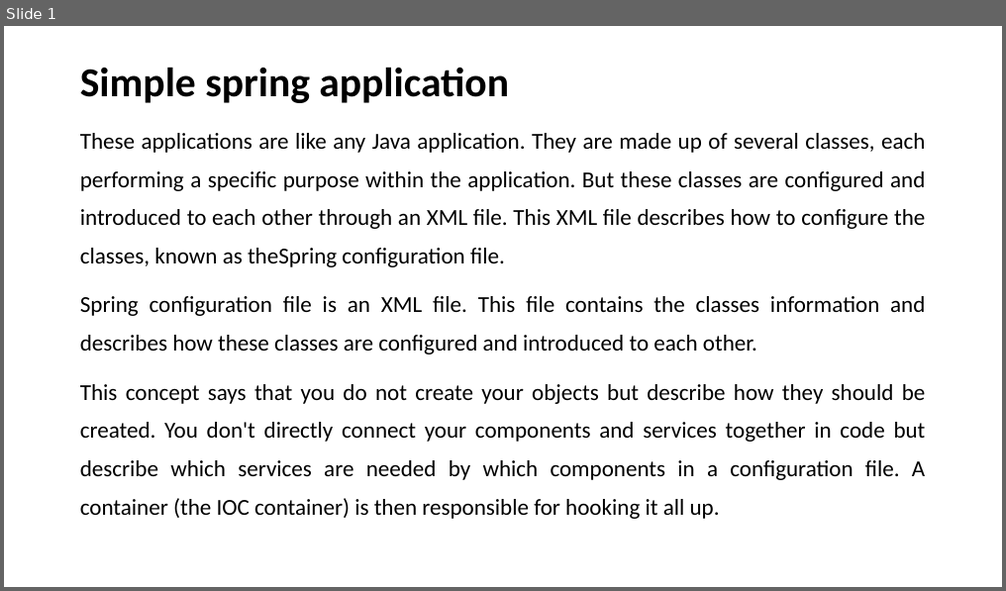
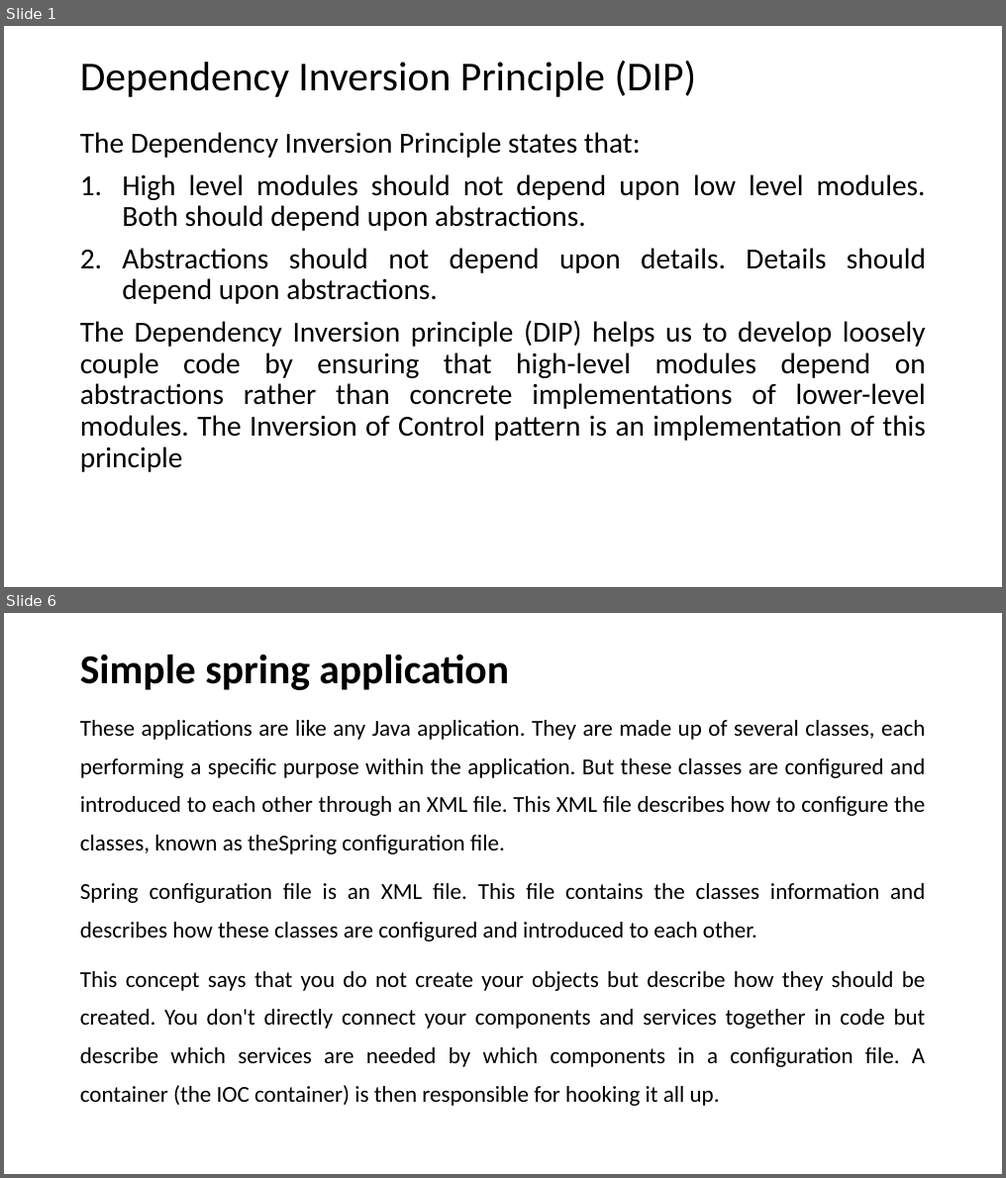
Before and after one commit to sunilkumargupta/springhibernatesession, a slide deck: task02/Spring Task02.pptx. Shown one above the other, each under a label of ours: slide 1 before the commit, slides 1 and 6 after it; the slides between them are not shown. The pictures are 1006x591 and 1006x1178 pixels, drawn with LibreOffice and Linux fonts; fonts in the diff are those of the drawing. Boxes give left, top, right and bottom in pixels: in the first picture for what was removed or moved away, otherwise in the second. Text is boxed around its words. In the diff, an @@ line names an element or a change of style, - is before the commit and + after.

```diff
--- a/task02/Spring Task02.pptx
+++ b/task02/Spring Task02.pptx
@@ slide 1 added at [4, 26, 1002, 587], background #FFFFFF @@
@@ title added at [80, 60, 697, 97], 39.6 pt, text #000000 @@
+Dependency Inversion Principle (DIP)
@@ text added at [80, 132, 926, 472], 28 pt, text #000000 @@
+The Dependency Inversion Principle states that:
+1. High level modules should not depend upon low level modules. Both should depend upon abstractions.
+2. Abstractions should not depend upon details. Details should depend upon abstractions.
+The Dependency Inversion principle (DIP) helps us to develop loosely couple code by ensuring that high-level modules depend on abstractions rather than concrete implementations of lower-level modules. The Inversion of Control pattern is an implementation of this principle
@@ what was slide 1 is now slide 6 @@
```
Also in this commit, not shown: 4 other slides added.
